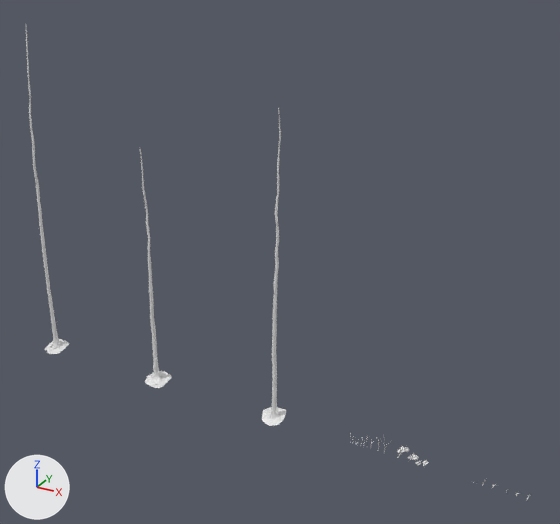
The glTF model crates/renderer/assets/vegetation/field_pine_a_lod2.glb, before and after one commit.
The view is the same before and after, from a camera (50 mm lens) standing at (23.4, -27.3, 21.9) and looking at (8.1, 0.5, 8.0). The lights are fixed; the arrows at lower left show +X, +Y and +Z. The picture after the commit comes second. Vertices at exactly the same position are counted once.

In view in the first picture: 'bark_lod2', 'foliage_lod2'.
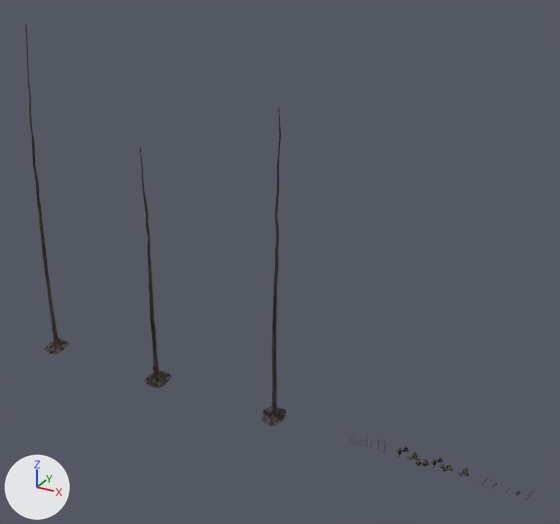
Where the change shows, as pixel boxes (x1, y1, x2, y2) in the pictures (560 x 524 px):
```json
{"object": "bark_lod2", "change": "surface changed, reshaped", "before": [26, 26, 389, 451], "after": [26, 26, 389, 454]}
{"object": "foliage_lod2", "change": "reshaped", "before": [397, 446, 530, 500], "after": [397, 447, 534, 500]}
{"part": 1, "of": "me_cylinder_003", "change": "reshaped", "before": [26, 26, 69, 354], "after": [26, 26, 69, 354]}
{"part": 2, "of": "me_cylinder_003", "change": "reshaped", "before": [140, 150, 171, 388], "after": [140, 148, 171, 388]}
{"part": 3, "of": "me_cylinder_003", "change": "reshaped", "before": [262, 108, 285, 425], "after": [262, 108, 286, 426]}
{"part": 4, "of": "me_cylinder_003", "change": "surface changed", "before": [56, 148, 278, 423], "after": [146, 212, 278, 398]}
{"part": 5, "of": "me_plane_021", "change": "built on", "before": [399, 447, 519, 494], "after": [397, 448, 534, 500]}
```

The change, as JSON lines over the scene's bpy script:
```json
{"op": "add", "block": "img_bark_diff_2k", "code": ["img_bark_diff_2k = load_image('bark_diff_2k', '_unpacked/bark_diff_2k', 2048, 2048, 'sRGB')"]}
{"block": "mat_bark", "where": "n0 = _N.new('ShaderNodeBsdfPrincipled'); n0.name = 'Principled BSDF'"}
{"op": "set", "path": "n0.inputs[2].default_value", "old": "0.4", "new": "0.7", "note": "'Roughness'"}
{"block": "mat_bark", "where": "n2 = _N.new('ShaderNodeMix'); n2.name = 'Mix'"}
{"op": "remove", "block": "mat_bark", "code": "n2.inputs[7].default_value = (0.8, 0.8, 0.8, 1.0)  # 'B', white #e7e7e7"}
{"op": "add", "block": "mat_bark", "code": "n4 = _N.new('ShaderNodeTexImage'); n4.name = 'Image Texture'"}
{"op": "add", "block": "mat_bark", "code": "n4.image = img_bark_diff_2k"}
{"block": "mat_bark", "where": "n3 = _N.new('ShaderNodeVertexColor'); n3.name = 'Color Attribute'"}
{"op": "remove", "block": "mat_bark", "code": "_L.new(n3.outputs[0], n2.inputs[6])  # 'Color' to 'A'"}
{"op": "add", "block": "mat_bark", "code": "_L.new(n3.outputs[0], n2.inputs[7])  # 'Color' to 'B'"}
{"op": "add", "block": "mat_bark", "code": "_L.new(n4.outputs[0], n2.inputs[6])  # 'Color' to 'A'"}
{"block": "me_cylinder_003", "where": "# used by ob_bark_lod2; location = (12.04, 0.0, 0.0)"}
{"op": "remove", "block": "me_cylinder_003", "code": "me_cylinder_003.from_pydata(...)  # 2238 vertices, 4212 faces; spans x -18.6..1.9, y -0.6..0.7, z -0.1..17.5"}
{"op": "add", "block": "me_cylinder_003", "code": "me_cylinder_003.from_pydata(...)  # 3530 vertices, 6633 faces; spans x -18.6..1.9, y -0.6..0.7, z -0.1..17.5"}
{"block": "me_cylinder_003", "change": "me_cylinder_003 part 1: 85 vertices moved within x -18.5..-17.5, y -0.6..0.5, z -0.1..12.7; 47 vertices removed from x -18.3..-17.7, y -0.5..0.4, z 0.0..16.2; 522 vertices added at x -18.6..-17.4, y -0.6..0.6, z -0.1..17.5"}
{"block": "me_cylinder_003", "change": "me_cylinder_003 part 2: 106 vertices moved within x -11.6..-10.4, y -0.5..0.6, z -0.1..0.9; 69 vertices removed from x -11.6..-10.4, y -0.5..0.6, z -0.1..12.0; 454 vertices added at x -11.6..-10.4, y -0.5..0.7, z -0.1..12.4"}
{"block": "me_cylinder_003", "change": "me_cylinder_003 part 3: 38 vertices moved within x -4.7..-3.7, y -0.4..0.6, z 0.0..10.6; 65 vertices removed from x -4.5..-3.5, y -0.4..0.5, z 0.0..14.8; 310 vertices added at x -4.7..-3.5, y -0.5..0.7, z -0.1..15.1"}
{"block": "me_cylinder_003", "change": "me_cylinder_003 part 4: 70 kept faces spanning x -18.3..0.8, y -0.4..0.7, z 0.0..12.4 get new texture (UV) coordinates"}
{"block": "me_cylinder_003", "change": "other edits to the shape of me_cylinder_003 do not show in these pictures"}
{"block": "me_plane_021", "where": "# used by ob_foliage_lod2; location = (19.14, 0.0, 0.01)"}
{"op": "remove", "block": "me_plane_021", "code": "me_plane_021.from_pydata(...)  # 260 vertices, 182 faces; spans x -5.05..0.94, y -0.01..0.84, z -0.21..0.24"}
{"op": "add", "block": "me_plane_021", "code": "me_plane_021.from_pydata(...)  # 824 vertices, 690 faces; spans x -5.05..1.02, y -0.02..0.84, z -0.23..0.24"}
{"block": "me_plane_021", "change": "me_plane_021 part 5: 1 vertex moved within x -1.37, y 0.0, z -0.01; 74 vertices removed from x -4.99..0.57, y -0.01..0.77, z -0.21..0.15; 658 vertices added at x -5.05..1.02, y -0.02..0.84, z -0.23..0.24"}
{"block": "me_plane_021", "change": "other edits to the shape of me_plane_021 do not show in these pictures"}
```
